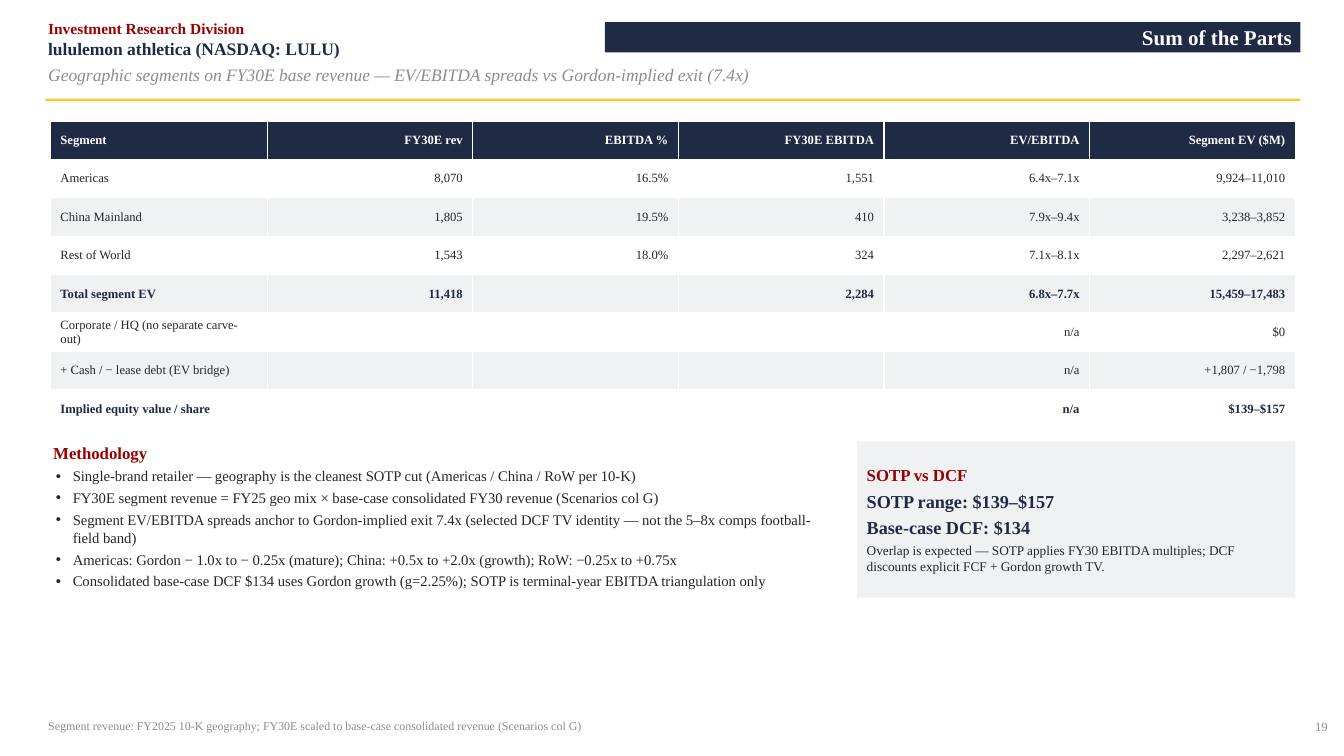
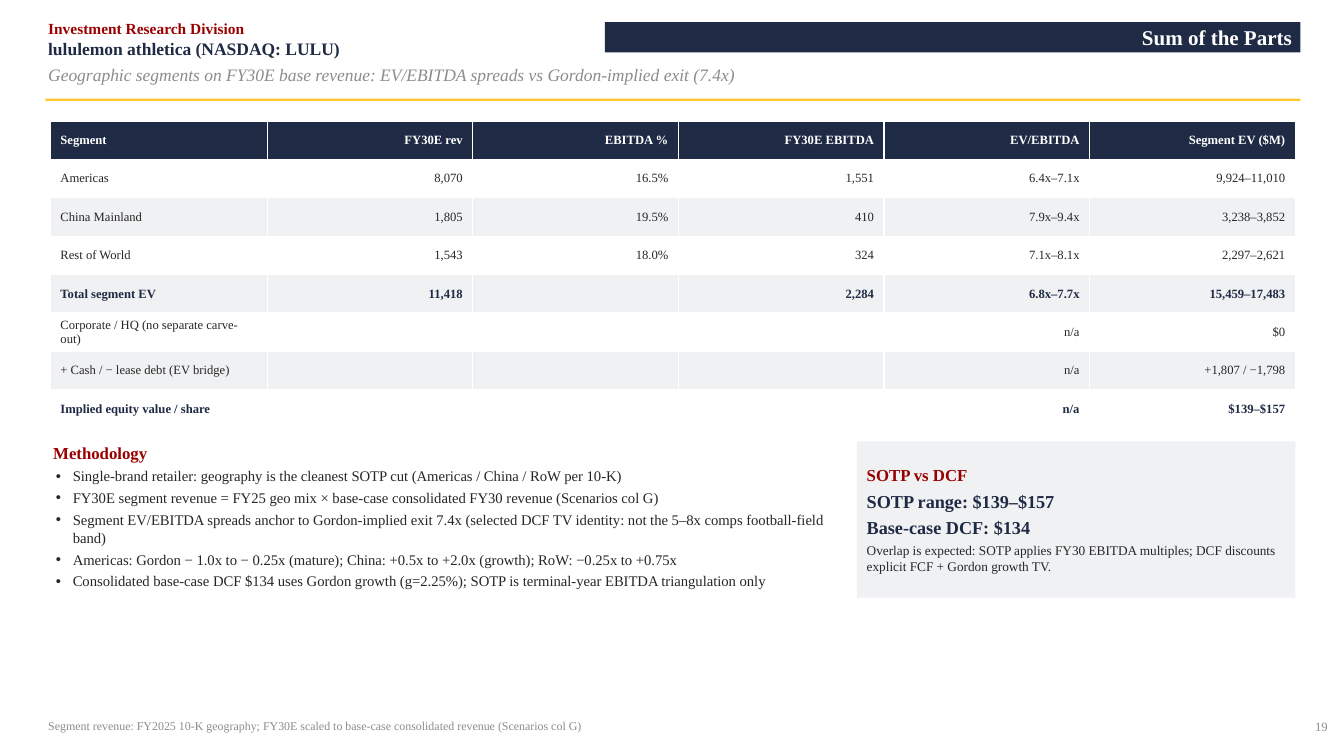
Before and after one commit to vengeanceaiUSC/RM, a slide deck: slide 20 of LULU/LULU_Investment_Pitch_Deck.pptx. Drawn at 1344x756 pixels with LibreOffice and Linux fonts; fonts in the diff are those of the drawing. Boxes give left, top, right and bottom in pixels: in the first picture for what was removed or moved away, otherwise in the second. Text is boxed around its words. In the diff, an @@ line names an element or a change of style, - is before the commit and + after.

```diff
--- a/LULU/LULU_Investment_Pitch_Deck.pptx
+++ b/LULU/LULU_Investment_Pitch_Deck.pptx
@@ text at (48,69,734,85): text changed @@
-Geographic segments on FY30E base revenue — EV/EBITDA spreads vs Gordon-implied exit (7.4x)
+Geographic segments on FY30E base revenue: EV/EBITDA spreads vs Gordon-implied exit (7.4x)
@@ text at (73,470,622,484): text changed @@
-• Single-brand retailer — geography is the cleanest SOTP cut (Americas / China / RoW per 10-K)
+• Single-brand retailer: geography is the cleanest SOTP cut (Americas / China / RoW per 10-K)
@@ text at (73,514,823,546): text changed @@
-• Segment EV/EBITDA spreads anchor to Gordon-implied exit 7.4x (selected DCF TV identity — not the 5–8x comps football-field band)
+• Segment EV/EBITDA spreads anchor to Gordon-implied exit 7.4x (selected DCF TV identity: not the 5–8x comps football-field band)
@@ text in rectangle at (867,545,1275,574): text changed @@
-Overlap is expected — SOTP applies FY30 EBITDA multiples; DCF discounts explicit FCF + Gordon growth TV.
+Overlap is expected: SOTP applies FY30 EBITDA multiples; DCF discounts explicit FCF + Gordon growth TV.
```
Also in this commit, not shown: 21 other slides changed, 4 other files.
